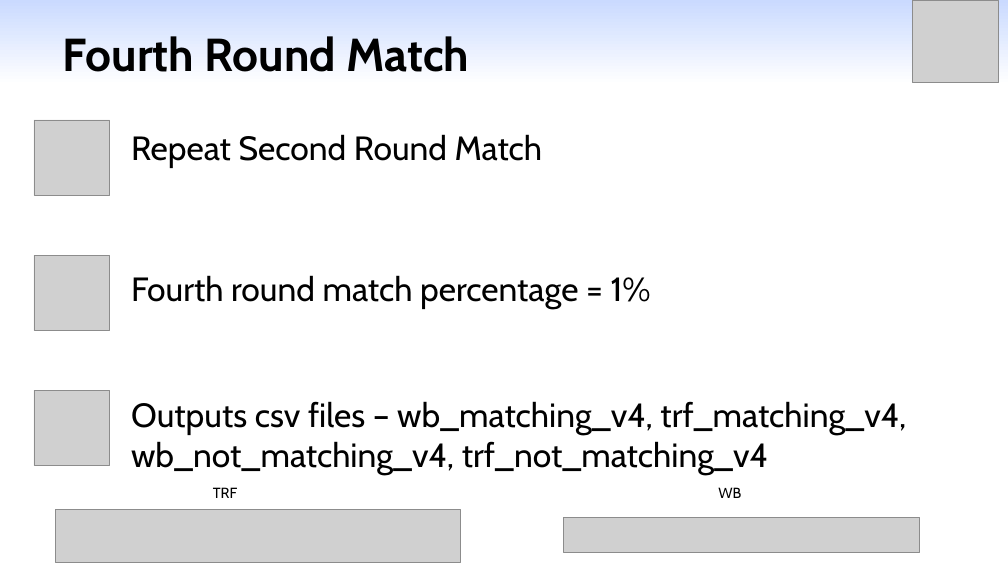
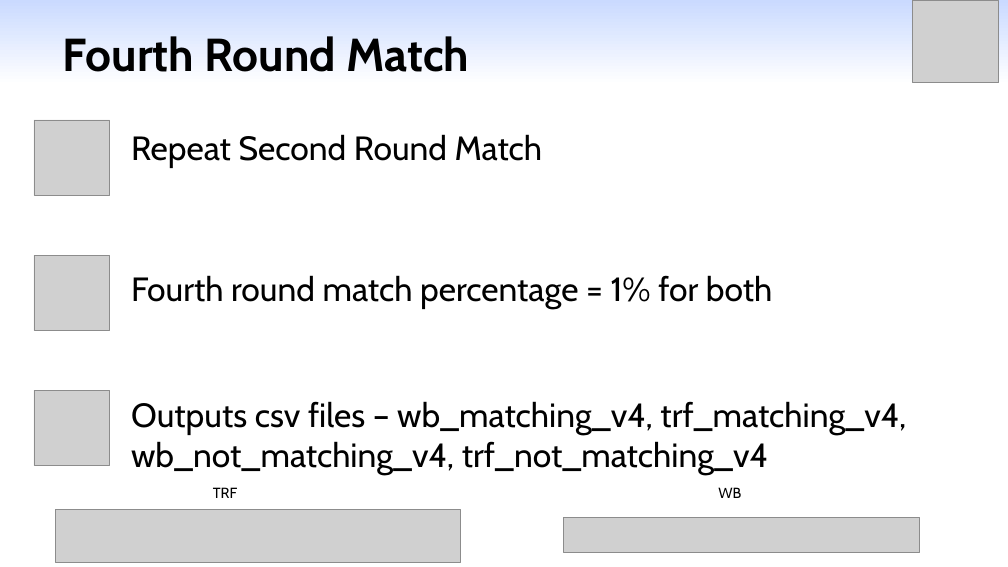
Before and after one commit to yangml103/webull_order_match, a slide deck: slide 9 of Presentation_Matching_2.pptx. Drawn at 1008x567 pixels with LibreOffice and Linux fonts; fonts in the diff are those of the drawing; grey boxes stand for pictures. Boxes give left, top, right and bottom in pixels: in the first picture for what was removed or moved away, otherwise in the second. Text is boxed around its words. In the diff, an @@ line names an element or a change of style, - is before the commit and + after.

Commit message:
WORKING FIFTH ROUND MATCH PROGRAM

```diff
--- a/Presentation_Matching_2.pptx
+++ b/Presentation_Matching_2.pptx
@@ text at bbox=[131, 275, 772, 309]: text changed @@
-Fourth round match percentage = 1%
+Fourth round match percentage = 1% for both
```
Also in this commit, not shown: 1 other slide changed, 1 slide added, 7 other files.
